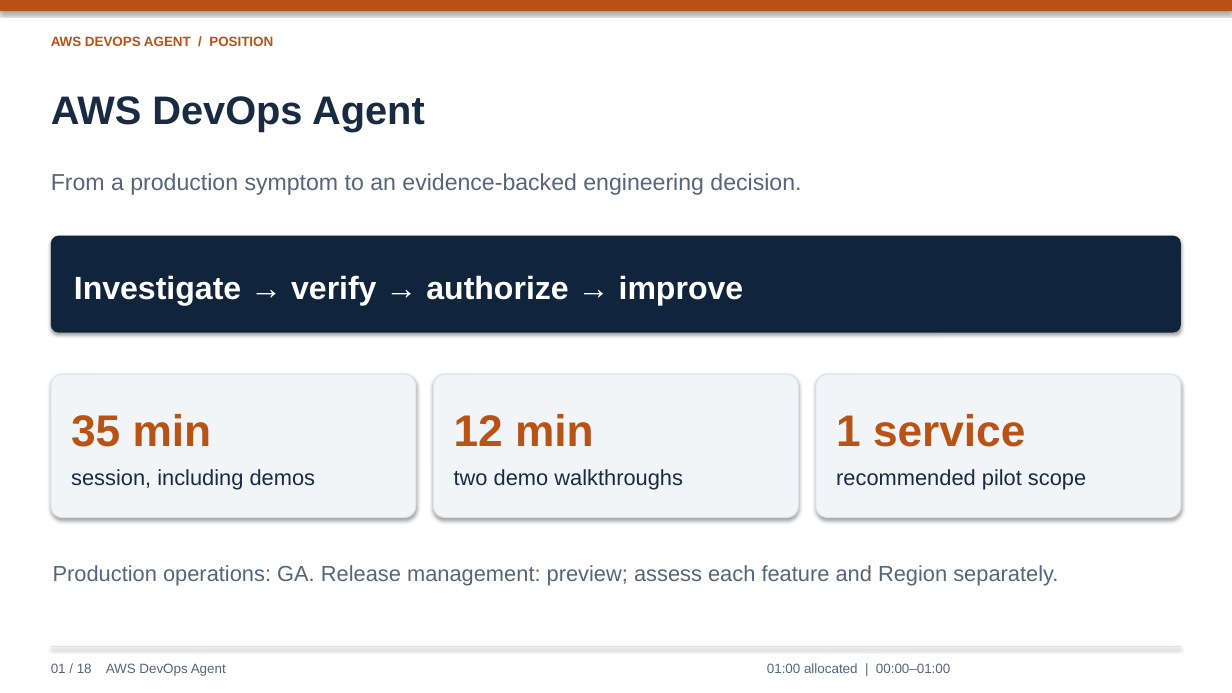
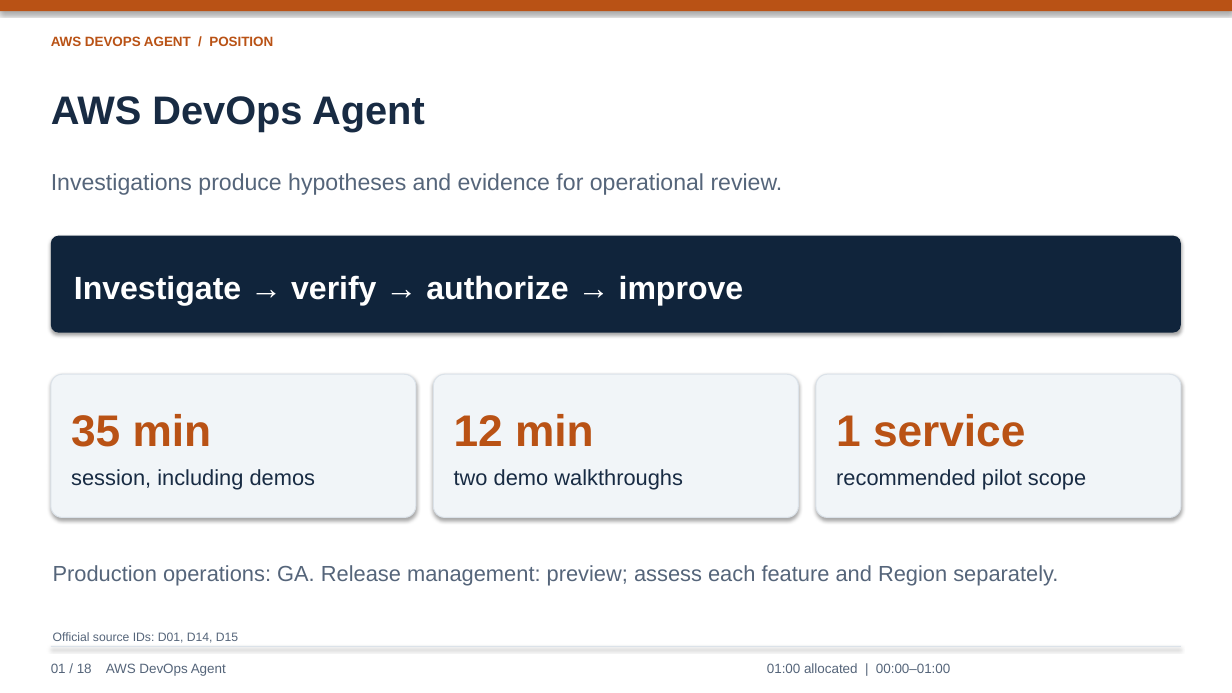
Before and after one commit to lyrel-dev/frontier-agents, a slide deck: slide 1 of presentations/aws-devops-agent-presentation.pptx. Drawn at 1232x693 pixels with LibreOffice and Linux fonts; fonts in the diff are those of the drawing. Boxes give left, top, right and bottom in pixels: in the first picture for what was removed or moved away, otherwise in the second. Text is boxed around its words. In the diff, an @@ line names an element or a change of style, - is before the commit and + after.

```diff
--- a/presentations/aws-devops-agent-presentation.pptx
+++ b/presentations/aws-devops-agent-presentation.pptx
@@ text at [51,173,783,195]: text changed @@
-From a production symptom to an evidence-backed engineering decision.
+Investigations produce hypotheses and evidence for operational review.
@@ text added at [53,632,238,643], 9.5 pt, text #55657A @@
+Official source IDs: D01, D14, D15
```
Also in this commit, not shown: 17 other slides changed, 19 slides added.
